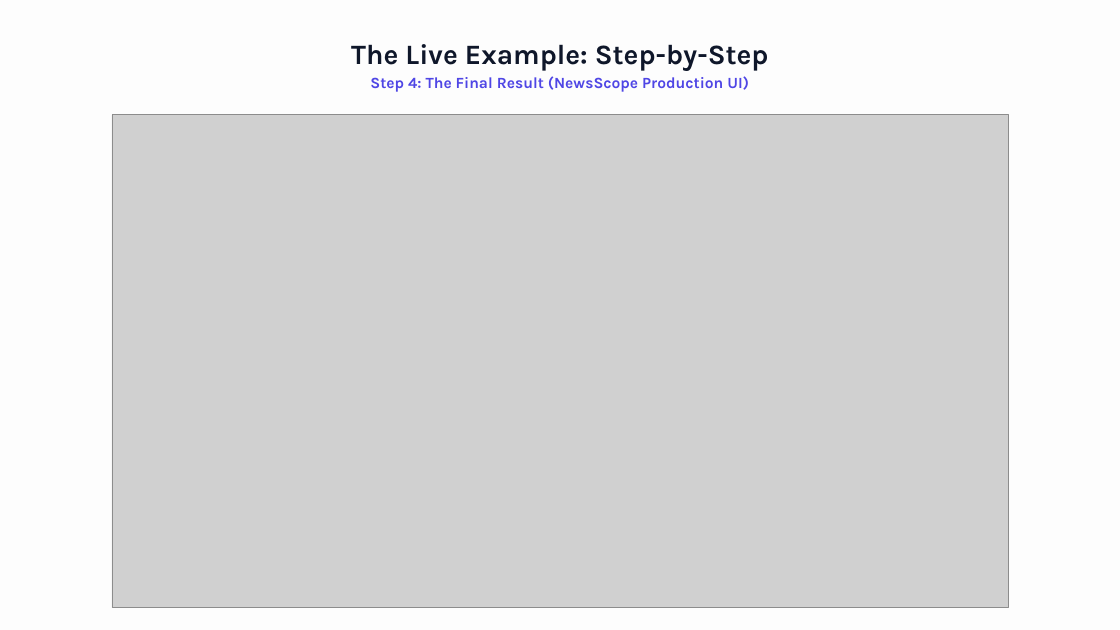
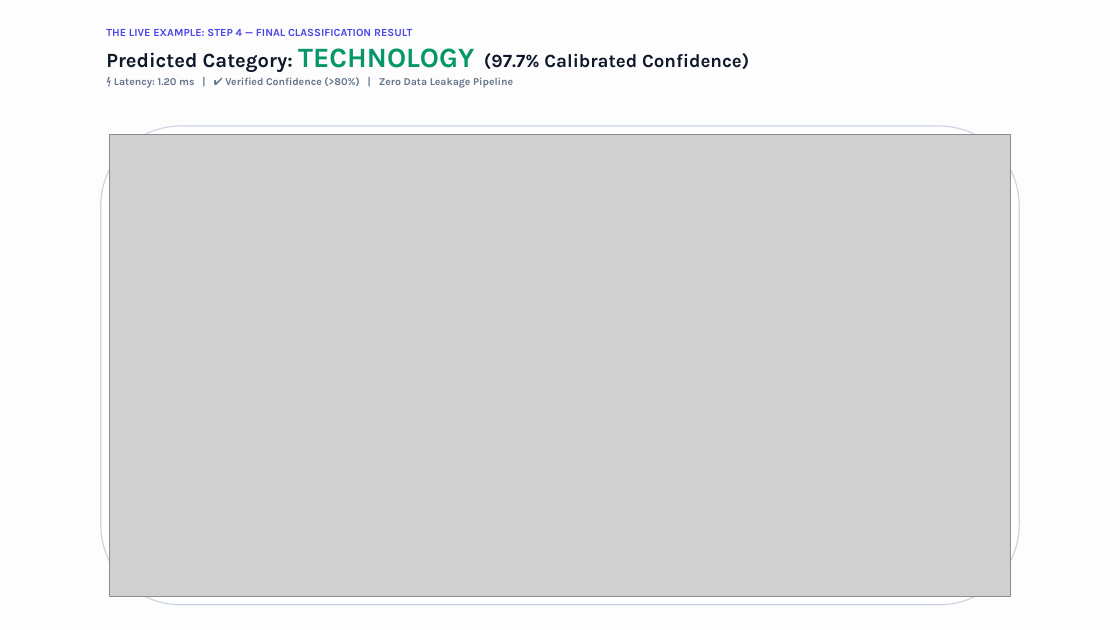
Before and after one commit to Abhijeet0848/NewsLens, a slide deck: slide 11 of docs/NewsScope_Presentation_CruxTemplate.pptx. Drawn at 1120x630 pixels with LibreOffice and Linux fonts; fonts in the diff are those of the drawing; grey boxes stand for pictures; background and template pictures are left out. Boxes give left, top, right and bottom in pixels: in the first picture for what was removed or moved away, otherwise in the second. Text is boxed around its words. In the diff, an @@ line names an element or a change of style, - is before the commit and + after.

```diff
--- a/docs/NewsScope_Presentation_CruxTemplate.pptx
+++ b/docs/NewsScope_Presentation_CruxTemplate.pptx
@@ text at box(106, 29, 749, 88): text changed; size 20 to 13.5 pt; text colour #4F46E5 to #64748B @@
-The Live Example: Step-by-Step
-Step 4: The Final Result (NewsScope Production UI)
+THE LIVE EXAMPLE: STEP 4 — FINAL CLASSIFICATION RESULT
+Predicted Category: TECHNOLOGY (97.7% Calibrated Confidence)
+⚡ Latency: 1.20 ms | ✔ Verified Confidence (>80%) | Zero Data Leakage Pipeline
@@ rounded rectangle added at box(101, 126, 1019, 605), fill #FFFFFF, outline #CBD5E1 1.5 pt @@
@@ picture: place and size @@
-picture at box(112, 115, 1008, 608)
+picture at box(109, 134, 1011, 596)
```
Also in this commit, not shown: 2 other files.
